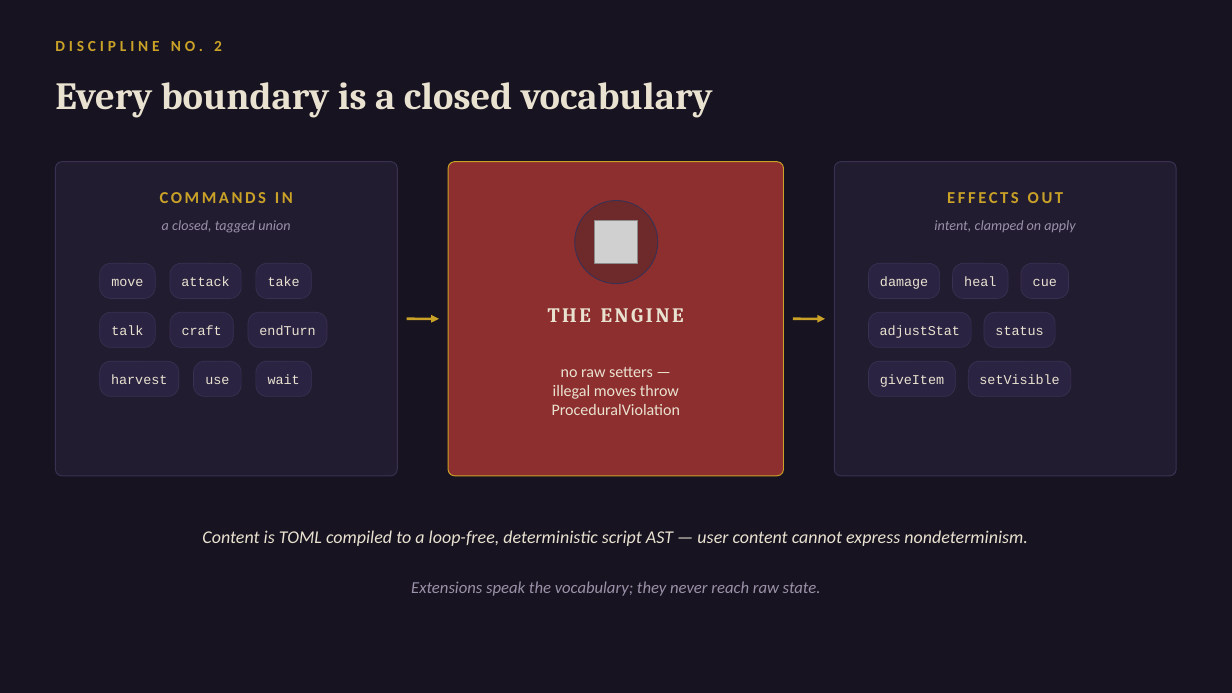
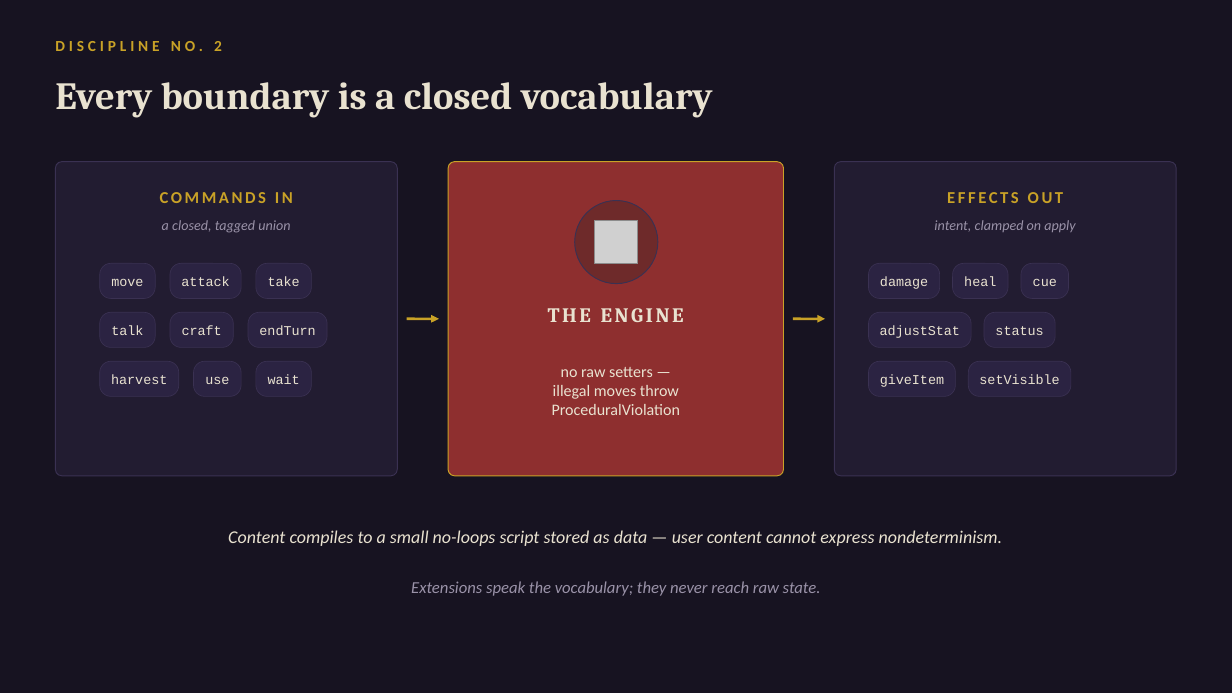
Before and after one commit to daniel0mullins/WickedWays, a slide deck: slide 5 of docs/talks/decks/02-lightning-talk.pptx. Drawn at 1232x693 pixels with LibreOffice and Linux fonts; fonts in the diff are those of the drawing; grey boxes stand for pictures. Boxes give left, top, right and bottom in pixels: in the first picture for what was removed or moved away, otherwise in the second. Text is boxed around its words. In the diff, an @@ line names an element or a change of style, - is before the commit and + after.

```diff
--- a/docs/talks/decks/02-lightning-talk.pptx
+++ b/docs/talks/decks/02-lightning-talk.pptx
@@ text at (x1=228, y1=530, x2=1003, y2=546): text changed @@
-Content is TOML compiled to a loop-free, deterministic script AST — user content cannot express nondeterminism.
+Content compiles to a small no-loops script stored as data — user content cannot express nondeterminism.
```
Also in this commit, not shown: 2 other slides changed, 7 other files.
